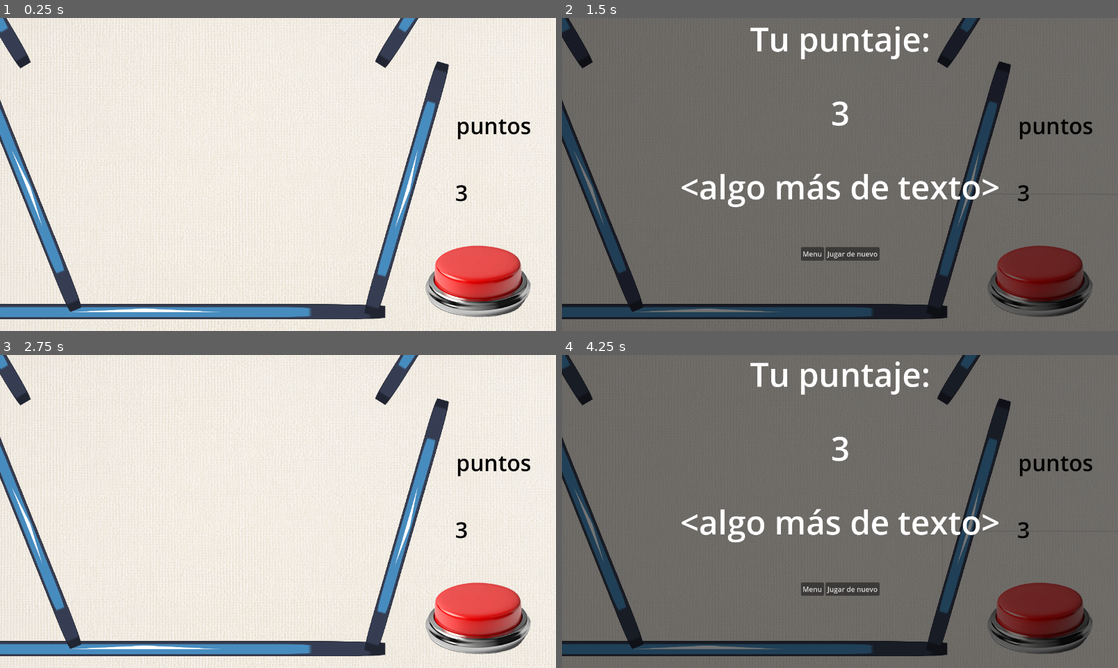
Above: before the commit, frames 1-4 (two rows, left to right).
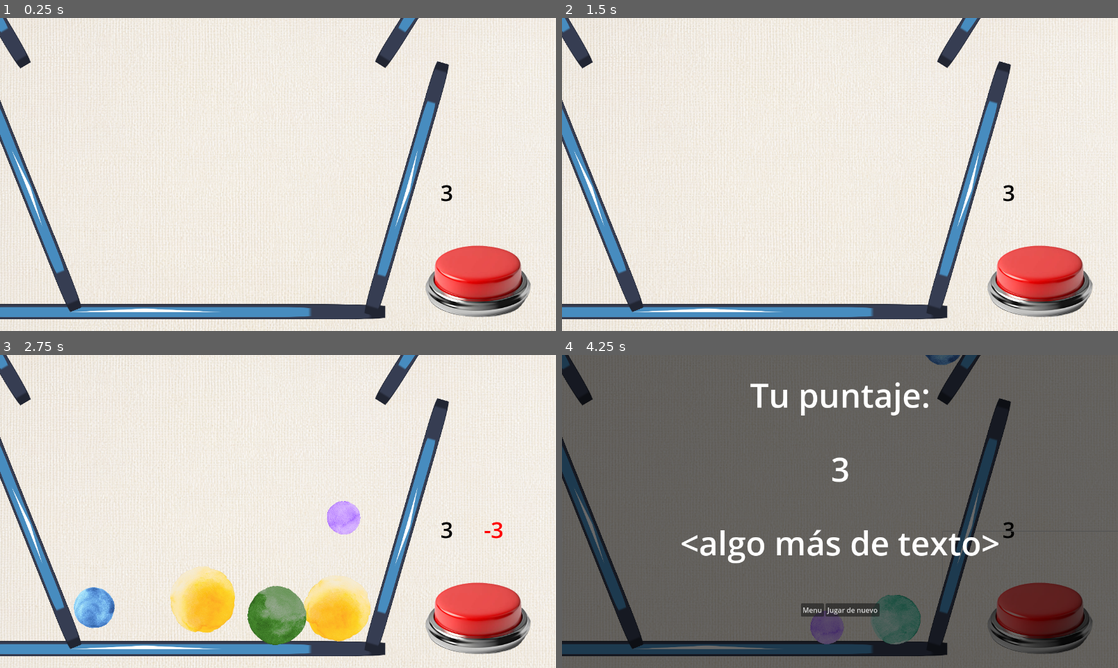
Above: after the commit, the same moments.

Repository: EmpanadaDeAbuela/fusion
Game: Godot game, scene res://Scenes/main.tscn
Two runs of this game, one before a commit and one after it. Both use one fixed random seed, a clock stepped at 60 frames per second and the inputs below. The engine's default icon, where the game draws it, is replaced by a stand-in: a white triangle on a blue panel in a dark square.
Inputs (mouse positions are in pixels of both pictures, inside the frame that each line leads up to):
- Up to frame 1 (0.25 s): no input
- Up to frame 2 (1.5 s): click (1040, 265) at 0.5 s; click "Jugar de nuevo" at 1.25 s
- Up to frame 3 (2.75 s): click (289, 608) at 2 s, where only the run before the commit has a clickable "Jugar de nuevo"
- Up to frame 4 (4.25 s): click (1040, 602) at 2.75 s; click (1040, 602) at 3.5 s

The runs differ from the first frame. In frame 1, 0.4% of the frame differs, in the area x 79-96%, y 32-59%; in frame 2, 99%, in the area x 0-100%, y 0-100%; in frame 3, 7.0%; in frame 4, 8.2%.

Commit message:
puntos + juicy (-y, hover)

Diff:
--- a/Prefabs/ball.tscn
+++ b/Prefabs/ball.tscn
@@ -19,6 +19,8 @@
 [node name="ball" type="RigidBody2D"]
 physics_material_override = SubResource("PhysicsMaterial_wivf4")
 continuous_cd = 2
+contact_monitor = true
+max_contacts_reported = 1
 script = ExtResource("1_64ubr")
 metadata/type = 0
 
--- /dev/null
+++ b/Resources/pointsResource.gd
@@ -0,0 +1,17 @@
+extends Resource
+class_name PointsResource
+
+# {nivel de pelotas combinadas: puntos ganados}
+@export var pointsGainedPerPair = {0:0, 1:1, 2:2, 3:3, 4:5, 5:8, 6:13}
+
+# {nivel de pelota clickeada: puntos perdidos}
+@export var pointsLostPerClick = {0:13, 1:8, 2:5, 3:3, 4:2, 5:1, 6:1}
+
+# puntos perdidos si tocás algo y no hay ninguna fusión
+@export var pointsLostOnBadPlay = 40
+
+func getPointsGained(pairLevel:int):
+	return pointsGainedPerPair.get(pairLevel, 0)
+
+func getPointsLost(ballLevel:int):
+	return pointsLostPerClick.get(ballLevel, 0)
--- /dev/null
+++ b/Resources/pointsTable.tres
@@ -0,0 +1,25 @@
+[gd_resource type="Resource" script_class="PointsResource" load_steps=2 format=3 uid="uid://de486g4ik6vmq"]
+
+[ext_resource type="Script" path="res://Resources/pointsResource.gd" id="1_x4x4g"]
+
+[resource]
+script = ExtResource("1_x4x4g")
+pointsGainedPerPair = {
+0: 0,
+1: 1,
+2: 2,
+3: 3,
+4: 5,
+5: 8,
+6: 13
+}
+pointsLostPerClick = {
+0: 13,
+1: 8,
+2: 5,
+3: 3,
+4: 2,
+5: 1,
+6: 1
+}
+pointsLostOnBadPlay = 40
--- a/Scenes/SoundEffectManager.tscn
+++ b/Scenes/SoundEffectManager.tscn
@@ -3,4 +3,5 @@
 [ext_resource type="Script" path="res://Audio/soundEffectManager.gd" id="1_3c6k2"]
 
 [node name="AudioStreamPlayer" type="AudioStreamPlayer"]
+volume_db = -2.0
 script = ExtResource("1_3c6k2")
--- a/Scenes/main.tscn
+++ b/Scenes/main.tscn
@@ -25,24 +25,23 @@
 script = ExtResource("2_ckqlq")
 
 [node name="clicks" type="Label" parent="."]
-offset_left = 408.0
+offset_left = 374.0
 offset_top = 34.0
-offset_right = 562.0
+offset_right = 528.0
 offset_bottom = 137.0
 size_flags_horizontal = 0
 theme_override_colors/font_color = Color(0, 0, 0, 1)
 theme_override_font_sizes/font_size = 51
-text = "clicks"
+text = "x"
 
-[node name="puntos" type="Label" parent="."]
-offset_left = 410.0
-offset_top = -120.0
-offset_right = 564.0
-offset_bottom = -17.0
+[node name="clicksToLose" type="Label" parent="."]
+offset_left = 474.0
+offset_top = 34.0
+offset_right = 628.0
+offset_bottom = 137.0
 size_flags_horizontal = 0
-theme_override_colors/font_color = Color(0, 0, 0, 1)
+theme_override_colors/font_color = Color(1, 0, 0, 1)
 theme_override_font_sizes/font_size = 51
-text = "puntos"
 
 [node name="Camera2D" type="Camera2D" parent="."]
 position = Vector2(0, 28)
--- a/Scripts/ball.gd
+++ b/Scripts/ball.gd
@@ -4,6 +4,9 @@
 @onready var fision = $fision
 @export var instanciadaDesdeEditor := false
 var quieto = false
+
+var tiempo := 0.0
+var rebotando := false
 
 func _ready() -> void:
 	#SignalManager.emit_signal("darPresente")
@@ -15,8 +18,16 @@
 func _process(delta: float) -> void:
 	$Label.text = str(get_meta("type"))
 
-	#if linear_velocity == Vector2(0,0):
-		#SignalManager.emit_signal("meQuedeQuieto")
+	tiempo += delta
+	if tiempo >= 0.1:
+		tiempo = 0.0
+		if get_contact_count() > 0:
+			if not rebotando:
+				rebotando = true
+				#if not SoundEffectManager.playing:
+				SoundEffectManager.emitirPing()
+		else:
+			rebotando = false
 
 func generarID():
 	id = randf_range(0, 999999999) #por si acaso viste
--- a/Scripts/ballSpawner.gd
+++ b/Scripts/ballSpawner.gd
@@ -9,7 +9,7 @@
 	SignalManager.connect("instanciarBola", onInstanciarBola)
 	SignalManager.connect("jugar", empezar)
 
-	#Engine.time_scale = 5.0
+	Engine.time_scale = 5.0
 	for n in 50:
 		await get_tree().create_timer(1.0).timeout
 		instanciarBola()
--- a/Scripts/clickManager.gd
+++ b/Scripts/clickManager.gd
@@ -1,27 +1,39 @@
 extends Node2D
 
 @onready var labelClicks = $"../clicks"
-@onready var labelPuntos = $"../puntos"
+@onready var labelClicksToLose = $"../clicksToLose"
 
 var clicks = 3
+var clicksARestar = 0
+
 var listaBolas = []
 var sePuedeJugar = false
 
+var pointTable:PointsResource = preload("res://Resources/pointsTable.tres")
+
 func _ready() -> void:
 	SignalManager.connect("sumarClicks", sumarClicks)
-	#SignalManager.connect("darPresente", ponerPresente)
-	#SignalManager.connect("darAusente", ponerAusente)
-	#SignalManager.connect("meQuedeQuieto", seQuedoQuieto)
 	SignalManager.connect("pedirPuntos", emitirPuntos)
 	SignalManager.connect("jugar", empezar)
+	SignalManager.connect("mandarPuntosARestar", previsualizarRestaDePuntos)
+	SignalManager.connect("restarClicks", restarClicks)
 
 func empezar(sePuede:bool):
 	sePuedeJugar = sePuede
 
+func _process(delta: float) -> void:
+	print(clicksARestar)
+	labelClicks.text = str(clicks)
 
-func _process(delta: float) -> void:
-	labelClicks.text = str(clicks)
-	#print(listaBolas)
+	if clicksARestar == 0:
+		labelClicksToLose.text = ""
+	else:
+		labelClicksToLose.text = "-" + str(clicksARestar)
+
+func previsualizarRestaDePuntos(puntos:int):
+	clicksARestar = pointTable.getPointsLost(puntos)
+	if puntos == -1:
+		clicksARestar = 0
 
 func emitirPuntos():
 	SignalManager.emit_signal("mandarPuntos", clicks)
@@ -33,20 +45,10 @@
 	if sePuedeJugar:
 		clicks += cant
 
-func restarClicks(cant:int):
+func restarClicks(level:int):
 	if sePuedeJugar:
-		clicks -= cant
+		clicksARestar = pointTable.getPointsLost(level)
+		clicks -= clicksARestar
 
 func emitClickAmount():
 	SignalManager.emit_signal("clickAmount", clicks)
-
-func ponerPresente():
-	listaBolas.append(false)
-
-func ponerAusente():
-	pass
-	#listaBolas.erase(listaBolas.back())
-
-func seQuedoQuieto():
-	listaBolas.erase(listaBolas.back())
-	listaBolas.append(true)
--- a/Scripts/fision.gd
+++ b/Scripts/fision.gd
@@ -3,25 +3,31 @@
 var hover:= false
 @onready var rango =  $"../explosionRango"
 var clickManager: Node = null
+var sprite :Node = null
 
 func _ready():
 
 	if clickManager == null:
 		clickManager = get_node_or_null("../../../clickManager")
-
+	if sprite == null:
+		sprite = get_parent().get_node("Sprite2D")
 
 func _physics_process(delta: float) -> void:
 
 	if Input.is_action_just_pressed("click") and hover and clickManager.getClicks() > 0:
 
-		clickManager.restarClicks(1)
+		SignalManager.emit_signal("restarClicks", get_parent().get_meta("type"))
 		explode()
 
 func _on_area_2d_mouse_entered() -> void:
 	hover = true
+	SignalManager.emit_signal("mandarPuntosARestar", get_parent().get_meta("type"))
+	sprite.modulate = Color(0.7, 0.7, 0.7)
 
 func _on_area_2d_mouse_exited() -> void:
 	hover = false
+	SignalManager.emit_signal("mandarPuntosARestar", -1)
+	sprite.modulate = Color(1, 1, 1)
 
 func omnidirectionalForce(divisor:int):
 
@@ -34,5 +40,5 @@
 
 func explode():
 	omnidirectionalForce(1)
-	#SignalManager.emit_signal("darAusente")
+	SignalManager.emit_signal("mandarPuntosARestar", -1)
 	get_parent().queue_free()
--- a/Scripts/fusionManager.gd
+++ b/Scripts/fusionManager.gd
@@ -6,6 +6,8 @@
 
 var pelotas = []
 
+var pointTable:PointsResource = preload("res://Resources/pointsTable.tres")
+
 func _ready():
 	SignalManager.connect("fusionar", fusionar)
 
@@ -13,7 +15,9 @@
 
 	if token in pelotas:
 		instanciarPelotaHija(newPosition, type)
-		sumarClicksDependiendoDeTipo(type)
+
+		SignalManager.emit_signal("sumarClicks", pointTable.getPointsGained(type))
+
 		SignalManager.emit_signal("instanciarBola")
 	else:
 		pelotas.append(token)
@@ -26,7 +30,7 @@
 
 	bolaInstancia.initBola(false)
 
-	if type < 7:
+	if type < 6:
 		bolaInstancia.set_meta("type", type+1)
 		get_parent().call_deferred("add_child", bolaInstancia) #para que no se loopee
 	else:
@@ -34,6 +38,3 @@
 	SoundEffectManager.emitirPop()
 
 	#get_parent().call_deferred("add_child", bolaInstancia)
-
-func sumarClicksDependiendoDeTipo(type:int):
-	SignalManager.emit_signal("sumarClicks", 1)#type
--- a/Scripts/signalManager.gd
+++ b/Scripts/signalManager.gd
@@ -2,6 +2,7 @@
 
 signal fusionar(id:int, position:Vector2, type:int)
 signal sumarClicks(cant:int)
+signal restarClicks(cant:int)
 
 signal instanciarBola()
 
@@ -10,3 +11,5 @@
 
 signal pedirPuntos()
 signal mandarPuntos(puntos:int)
+
+signal mandarPuntosARestar(puntos:int)
--- a/Scripts/sprite.gd
+++ b/Scripts/sprite.gd
@@ -38,7 +38,7 @@
 	explosionRange.scale = vectorCant
 
 func setRandomMeta():
-	var type = randi() % 8
+	var type = randi() % 7
 	get_parent().set_meta("type", type)
 
 func setSprite(setRandomONo:bool):
@@ -76,9 +76,9 @@
 		6:
 			sprite.texture = violeta
 			agrandar(1)
-		7:
-			sprite.texture = rosa
-			agrandar(0.75)
+		#7:
+		#	sprite.texture = rosa
+		#	agrandar(0.75)
 
 func setComponents():
 	sprite = $"../Sprite2D"
--- a/project.godot
+++ b/project.godot
@@ -26,6 +26,17 @@
 window/size/viewport_height=720
 window/stretch/mode="viewport"
 
+[file_customization]
+
+folder_colors={
+"res://Audio/": "teal",
+"res://Prefabs/": "green",
+"res://Resources/": "red",
+"res://Scenes/": "blue",
+"res://Scripts/": "gray",
+"res://Sprites/": "purple"
+}
+
 [input]
 
 click={
Not shown, changed: Audio/ping.mp3.import
Not shown, changed: puntos.txt
Not shown, changed: Audio/ping.mp3
